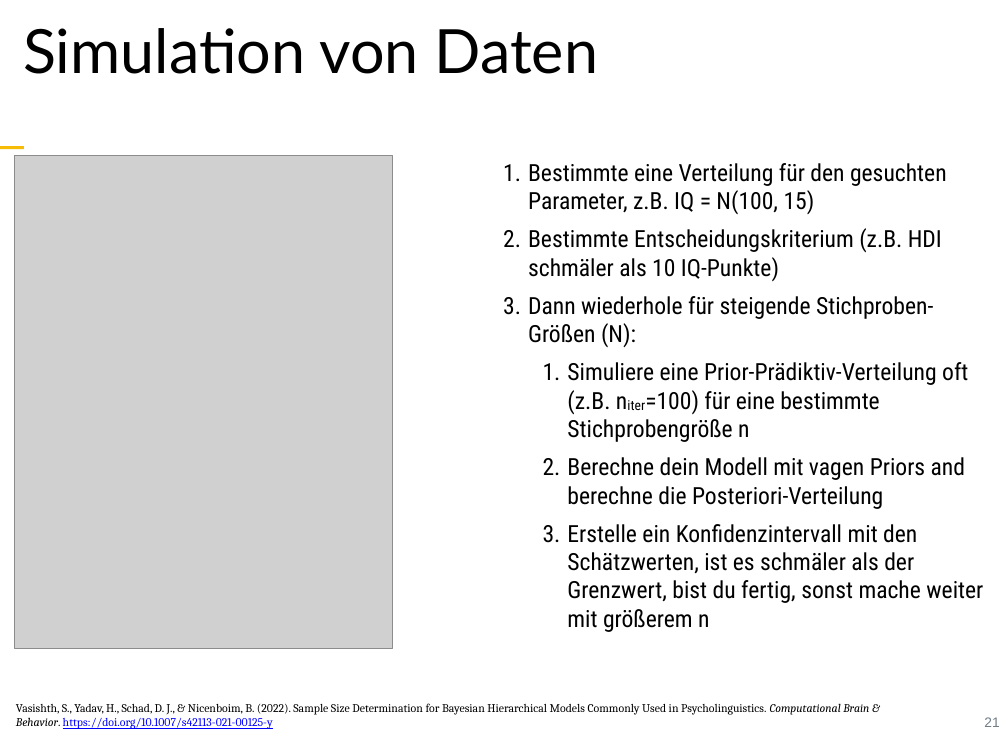
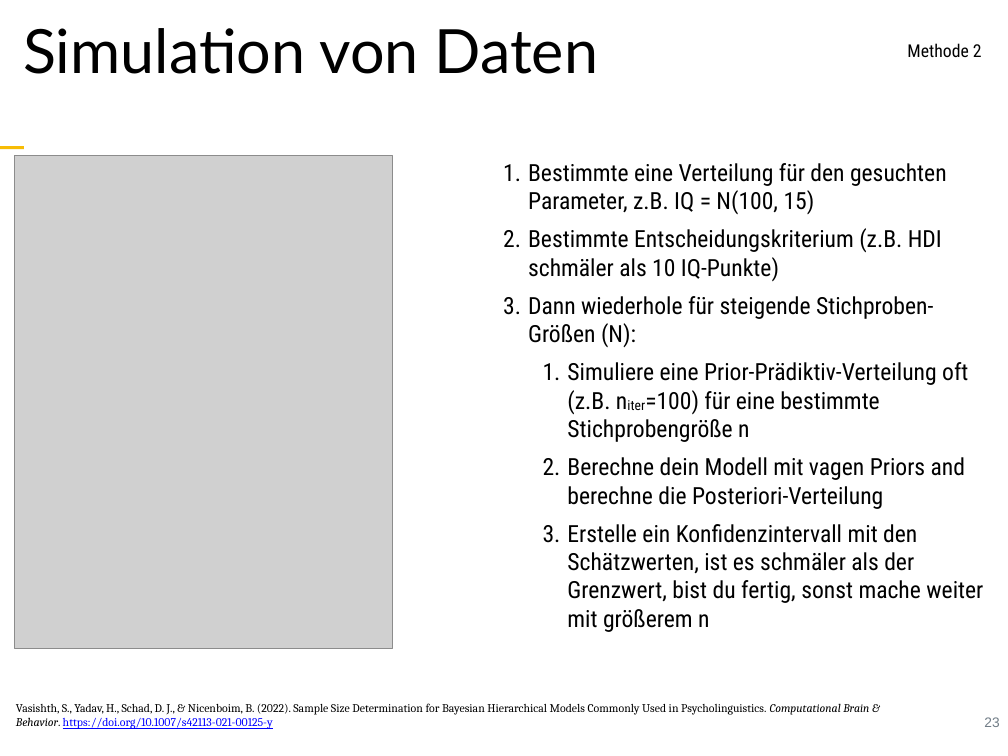
Before and after one commit to sebastiansauer/fopra, a slide deck: slide 23 of Skript-Folien/FoPra-Thema09.pptx (slide 21 before the commit). Drawn at 1008x756 pixels with LibreOffice and Linux fonts; fonts in the diff are those of the drawing; grey boxes stand for pictures. Boxes give left, top, right and bottom in pixels: in the first picture for what was removed or moved away, otherwise in the second. Text is boxed around its words. In the diff, an @@ line names an element or a change of style, - is before the commit and + after.

```diff
--- a/Skript-Folien/FoPra-Thema09.pptx
+++ b/Skript-Folien/FoPra-Thema09.pptx
@@ text added at [907,43,982,57], 18 pt, text #000000 @@
+Methode 2
@@ page number at [984,717,999,727]: text changed @@
-21
+23
```
Also in this commit, not shown: 6 other slides changed, 3 slides added, 2 other files.
